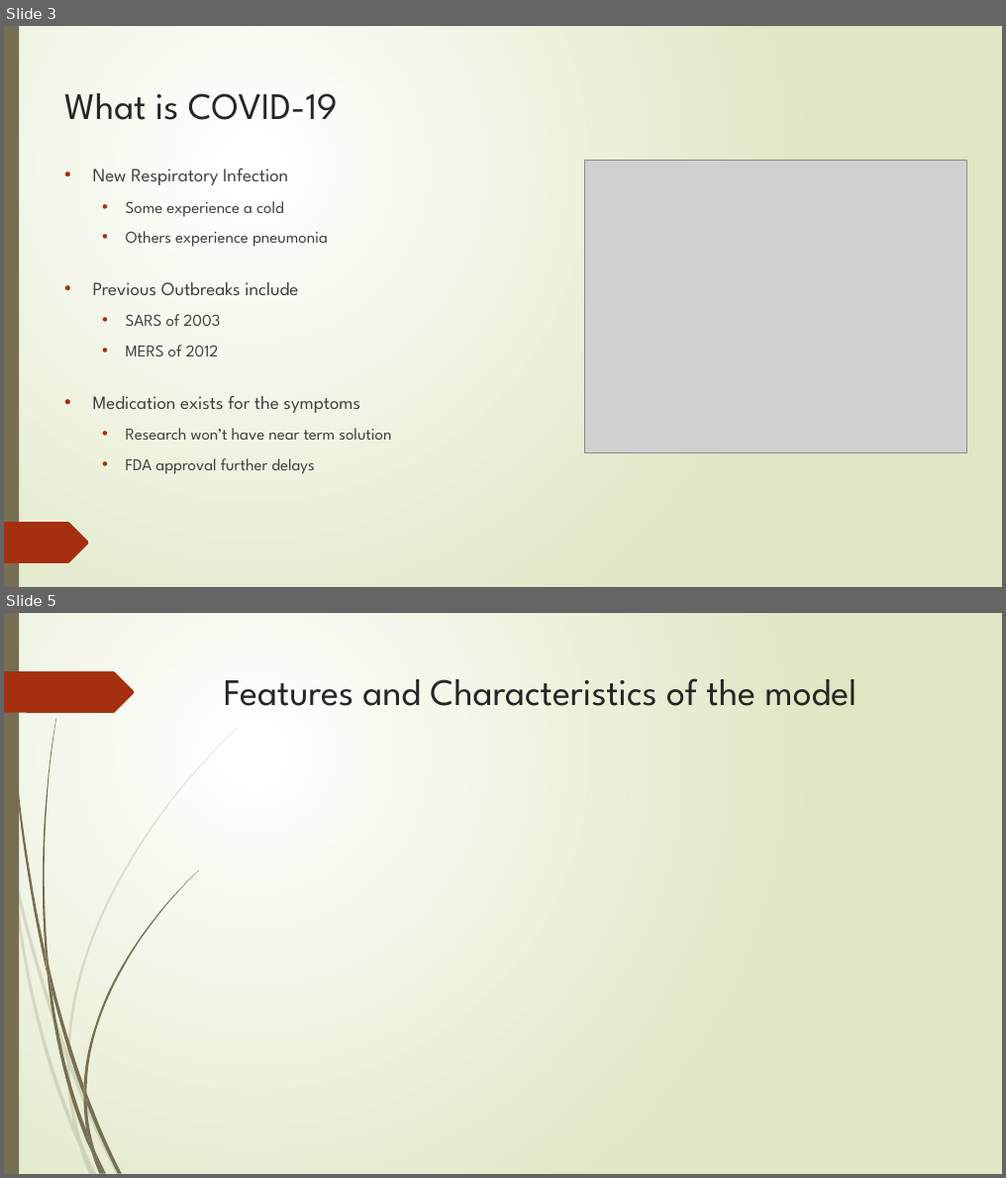
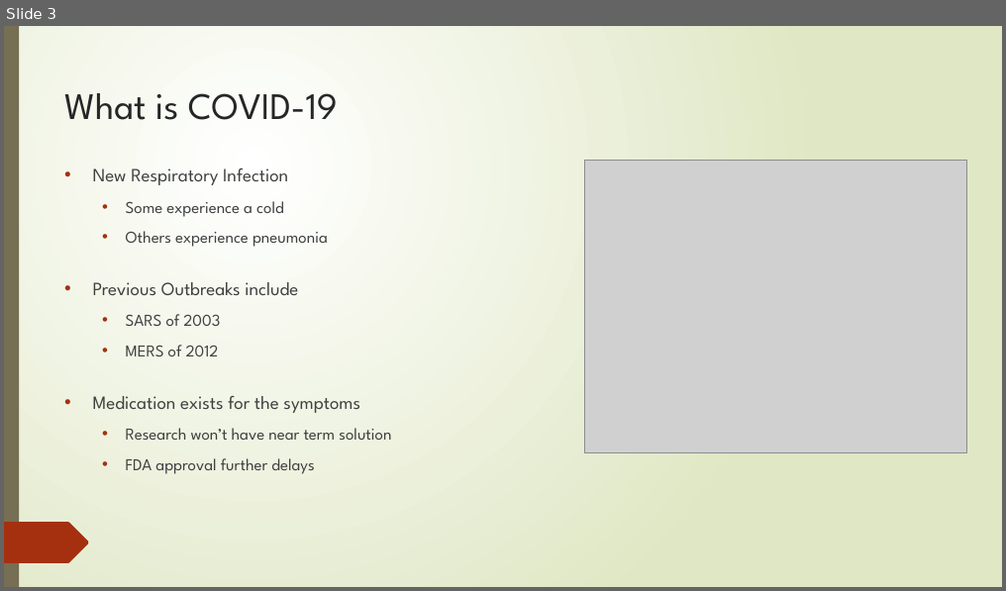
Before and after one commit to dr-natetorious/TIM-8130-Data_Mining, a slide deck: Week6_Statistics/BachmeierNTIM8130-6.pptx. Shown one above the other, each under a label of ours: slides 3 and 5 before the commit, slide 3 after it; the slides between them are not shown. The pictures are 1006x1178 and 1006x591 pixels, drawn with LibreOffice and Linux fonts; fonts in the diff are those of the drawing; grey boxes stand for pictures. Boxes give left, top, right and bottom in pixels: in the first picture for what was removed or moved away, otherwise in the second. Text is boxed around its words. In the diff, an @@ line names an element or a change of style, - is before the commit and + after.

```diff
--- a/Week6_Statistics/BachmeierNTIM8130-6.pptx
+++ b/Week6_Statistics/BachmeierNTIM8130-6.pptx
@@ slide 5 removed at (4,613,1002,1174), background gradient #FFFFFF to #DFE8C4; not listed: 23 template elements that a slide beside it also shows @@
@@ rectangle removed at (4,613,19,1174) @@
@@ title removed at (224,678,856,706) @@
-Features and Characteristics of the model
```
Also in this commit, not shown: 5 slides changed, 2 slides added, 1 other slide removed, 4 other files.
